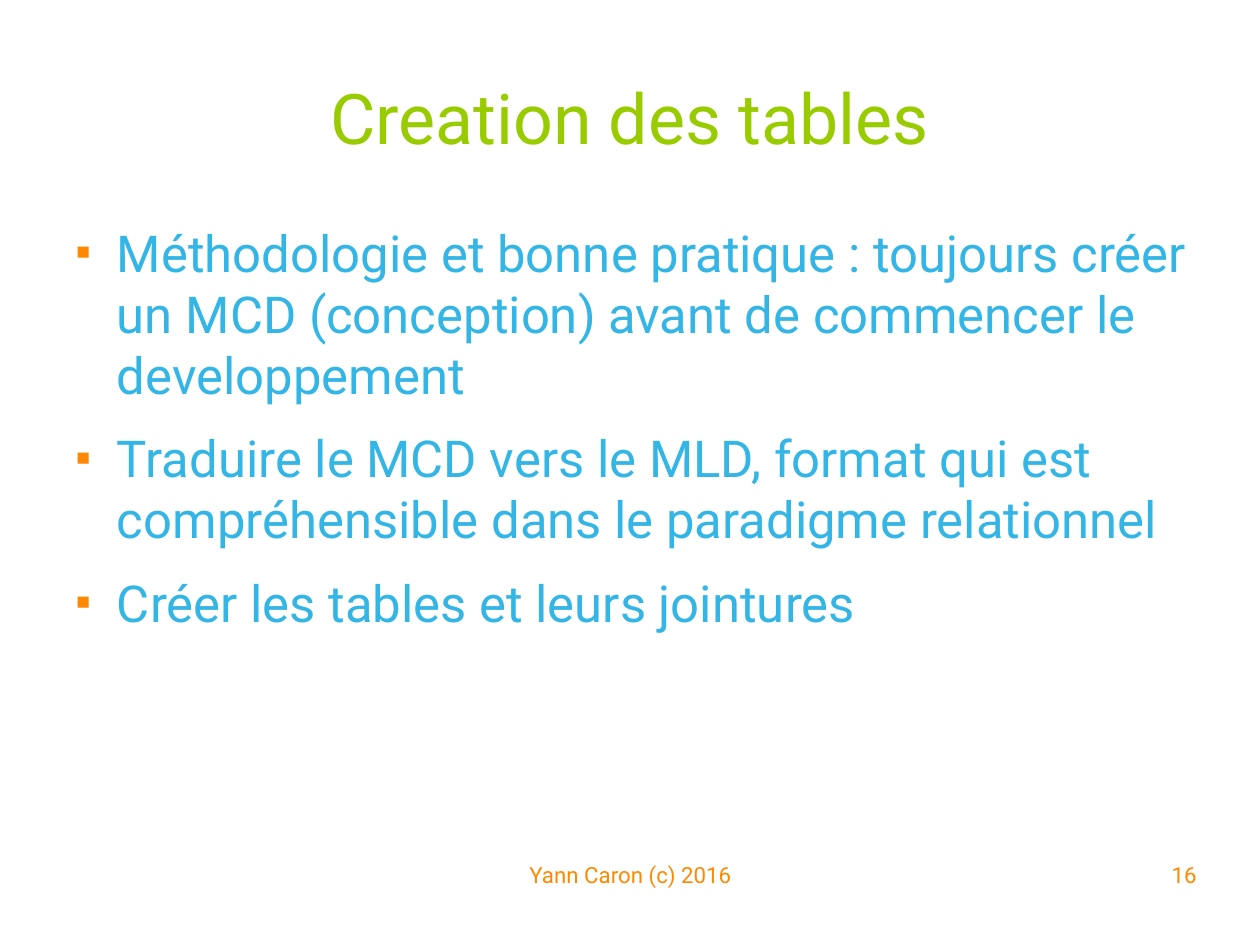
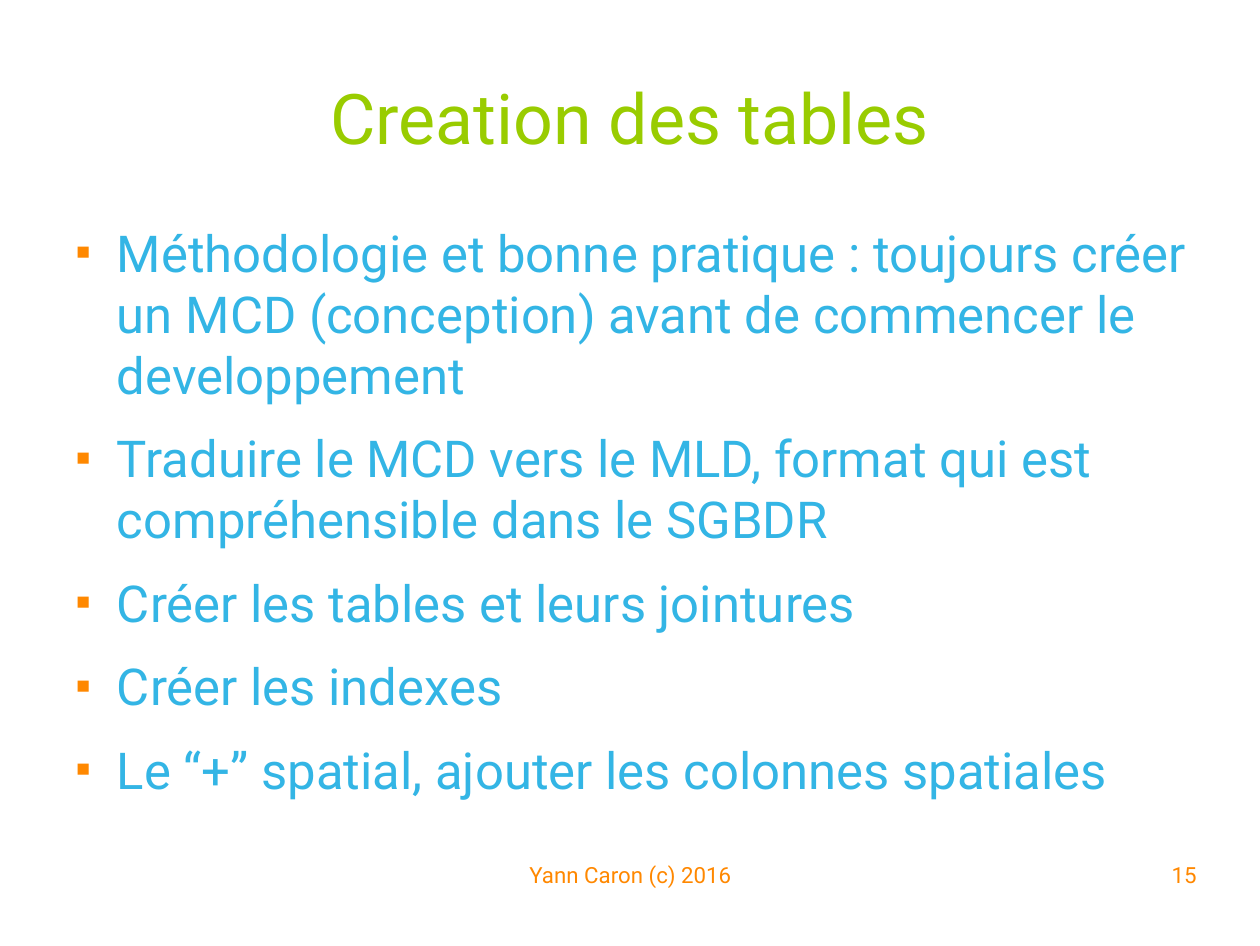
Before and after one commit to YannCaron/Android-ENSG, a slide deck: slide 15 of 10 - Spatialite.odp (slide 16 before the commit). Drawn at 1260x946 pixels with LibreOffice and Linux fonts; fonts in the diff are those of the drawing; background and template pictures are left out. Boxes give left, top, right and bottom in pixels: in the first picture for what was removed or moved away, otherwise in the second. Text is boxed around its words. In the diff, an @@ line names an element or a change of style, - is before the commit and + after.

Commit message:
review spatialite

```diff
--- a/10 - Spatialite.odp
+++ b/10 - Spatialite.odp
@@ text at (117, 438, 1091, 549): text changed @@
-■ Traduire le MCD vers le MLD, format qui est compréhensible dans le paradigme relationnel
+■ Traduire le MCD vers le MLD, format qui est compréhensible dans le SGBDR
@@ text at (117, 667, 1107, 800): paragraphs added @@
+■ Créer les indexes
+■ Le “+” spatial, ajouter les colonnes spatiales
@@ page number at (1172, 867, 1197, 884): text changed @@
-16
+15
```
Also in this commit, not shown: 19 other slides changed, 4 slides added, 1 slide removed.
